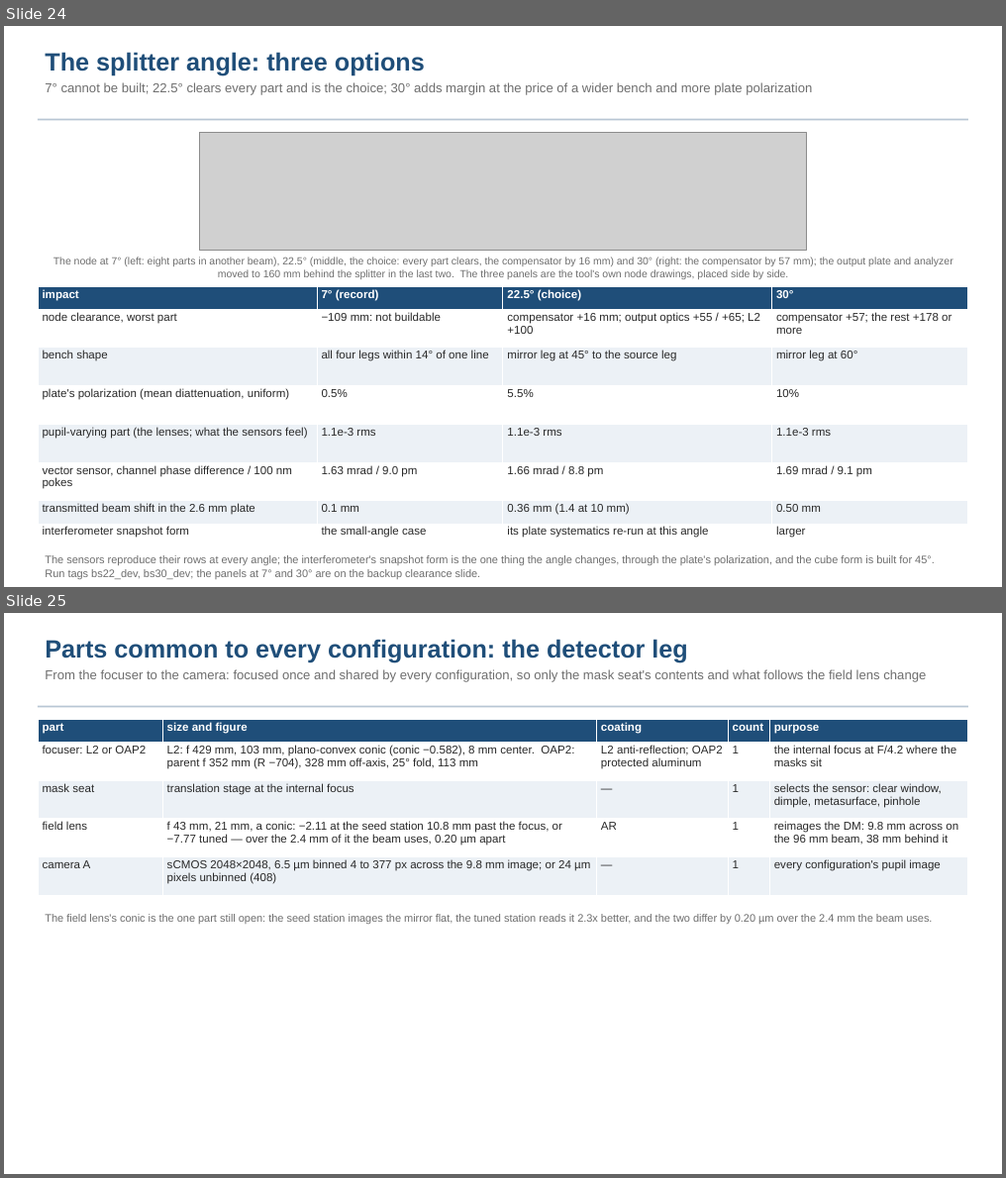
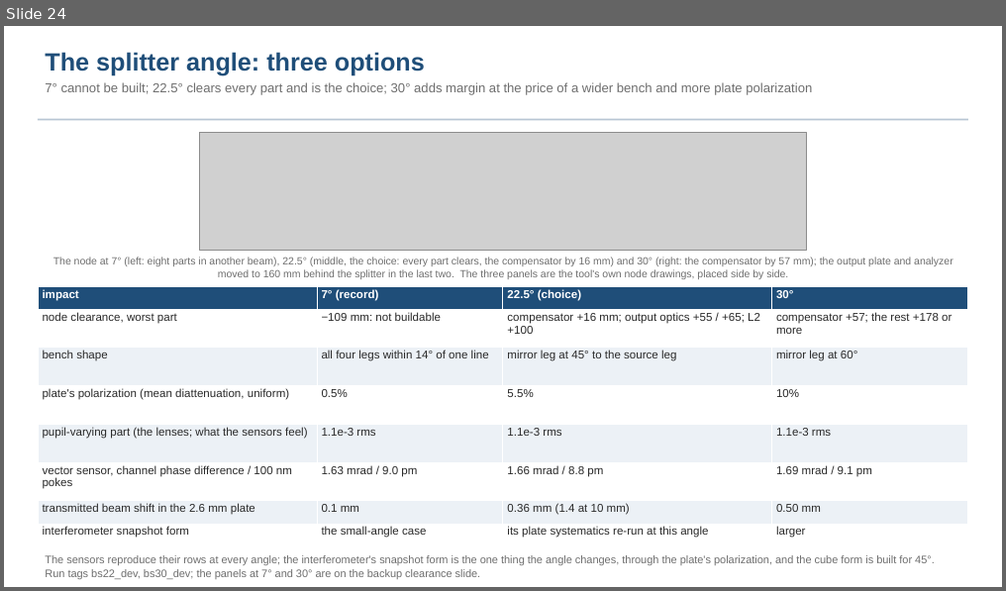
Before and after one commit to nasa-jpl/macos, a slide deck: demo_session/deck_gauges_short.pptx. Shown one above the other, each under a label of ours: slides 24 and 25 before the commit, slide 24 after it. The pictures are 1006x1178 and 1006x591 pixels, drawn with LibreOffice and Linux fonts; fonts in the diff are those of the drawing; grey boxes stand for pictures. Boxes give left, top, right and bottom in pixels: in the first picture for what was removed or moved away, otherwise in the second. Text is boxed around its words. In the diff, an @@ line names an element or a change of style, - is before the commit and + after.

```diff
--- a/demo_session/deck_gauges_short.pptx
+++ b/demo_session/deck_gauges_short.pptx
@@ slide 25 removed at <box>4,613,1002,1174</box>, background #FFFFFF @@
@@ text removed at <box>45,639,926,682</box> @@
-Parts common to every configuration: the detector leg
-From the focuser to the camera: focused once and shared by every configuration, so only the mask seat's contents and what follows the field lens change
@@ rectangle removed at <box>38,706,968,707</box> @@
@@ table removed at <box>38,719,969,896</box>, 5 rows, 5 columns @@
-part | size and figure | coating | count | purpose
-focuser: L2 or OAP2 | L2: f 429 mm, 103 mm, plano-convex conic (conic −0.582), 8 mm center. OAP2: parent f 352 mm (R −704), 328 mm off-axis, 25° fold, 113 mm | L2 anti-reflection; OAP2 protected aluminum | 1 | the internal focus at F/4.2 where the masks sit
-mask seat | translation stage at the internal focus | — | 1 | selects the sensor: clear window, dimple, metasurface, pinhole
-field lens | f 43 mm, 21 mm, a conic: −2.11 at the seed station 10.8 mm past the focus, or −7.77 tuned — over the 2.4 mm of it the beam uses, 0.20 µm apart | AR | 1 | reimages the DM: 9.8 mm across on the 96 mm beam, 38 mm behind it
-camera A | sCMOS 2048×2048, 6.5 µm binned 4 to 377 px across the 9.8 mm image; or 24 µm pixels unbinned (408) | — | 1 | every configuration's pupil image
@@ text removed at <box>45,914,932,924</box> @@
-The field lens's conic is the one part still open: the seed station images the mirror flat, the tuned station reads it 2.3x better, and the two differ by 0.20 µm over the 2.4 mm the beam uses.
```
Also in this commit, not shown: 5 slides changed, 1 other slide removed, 4 other files.
